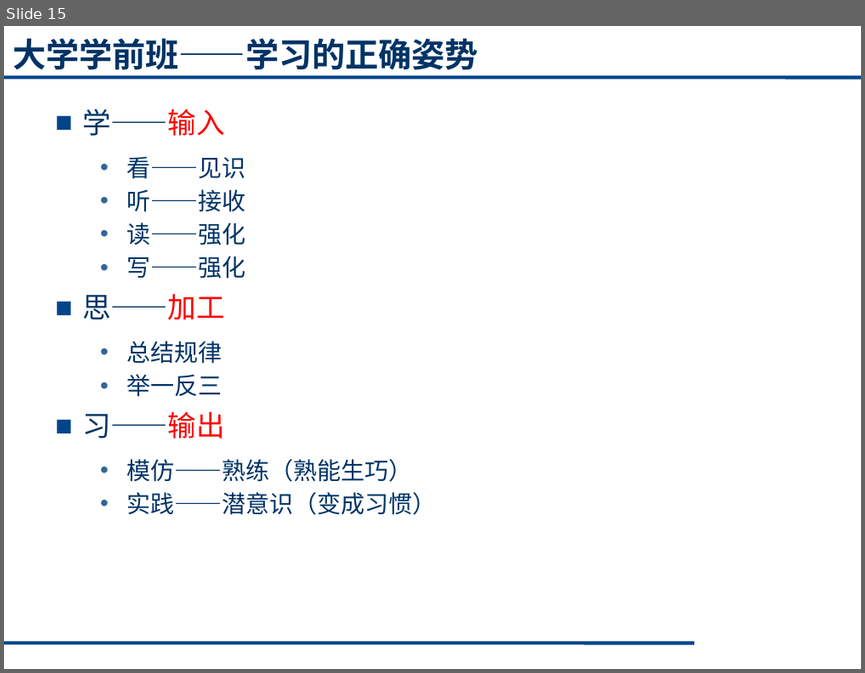
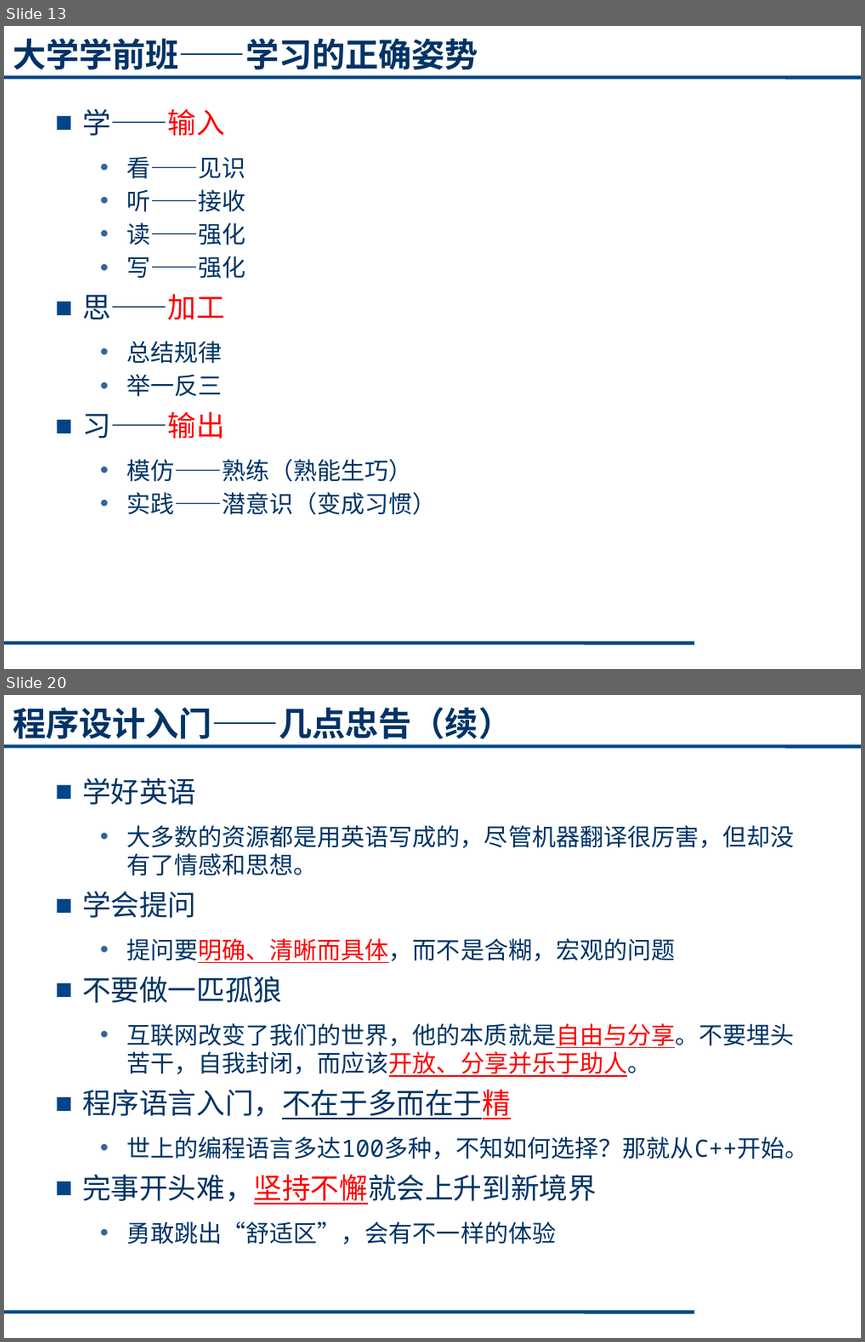
Before and after one commit to cugwhp/OOPCPP, a slide deck: 02. PPT/Fall/C++_绪论1.pptx. Shown one above the other, each under a label of ours: slide 15 before the commit, slides 13 and 20 after it; the slides between them are not shown. The pictures are 865x673 and 865x1342 pixels, drawn with LibreOffice and Linux fonts; fonts in the diff are those of the drawing. Boxes give left, top, right and bottom in pixels: in the first picture for what was removed or moved away, otherwise in the second. Text is boxed around its words. In the diff, an @@ line names an element or a change of style, - is before the commit and + after.

```diff
--- a/02. PPT/Fall/C++_绪论1.pptx
+++ b/02. PPT/Fall/C++_绪论1.pptx
@@ slide 20 added at box(4, 695, 861, 1338), background #FFFFFF; not listed: 2 template elements that a slide beside it also shows @@
@@ title added at box(12, 707, 511, 745), 28 pt, text #003366, bold @@
+程序设计入门——几点忠告（续）
@@ text added at box(82, 777, 808, 1244), 20 pt, text #003366 @@
+■ 学好英语
+  • 大多数的资源都是用英语写成的，尽管机器翻译很厉害，但却没有了情感和思想。
+■ 学会提问
+  • 提问要明确、清晰而具体，而不是含糊，宏观的问题
+■ 不要做一匹孤狼
+  • 互联网改变了我们的世界，他的本质就是自由与分享。不要埋头苦干，自我封闭，而应该开放、分享并乐于助人。
+■ 程序语言入门，不在于多而在于精
+  • 世上的编程语言多达100多种，不知如何选择？那就从C++开始。
+■ 完事开头难，坚持不懈就会上升到新境界
+  • 勇敢跳出“舒适区”，会有不一样的体验
@@ what was slide 15 is now slide 13 @@
```
Also in this commit, not shown: 9 slides changed, 1 other slide added, 3 slides removed, 1 other file.
